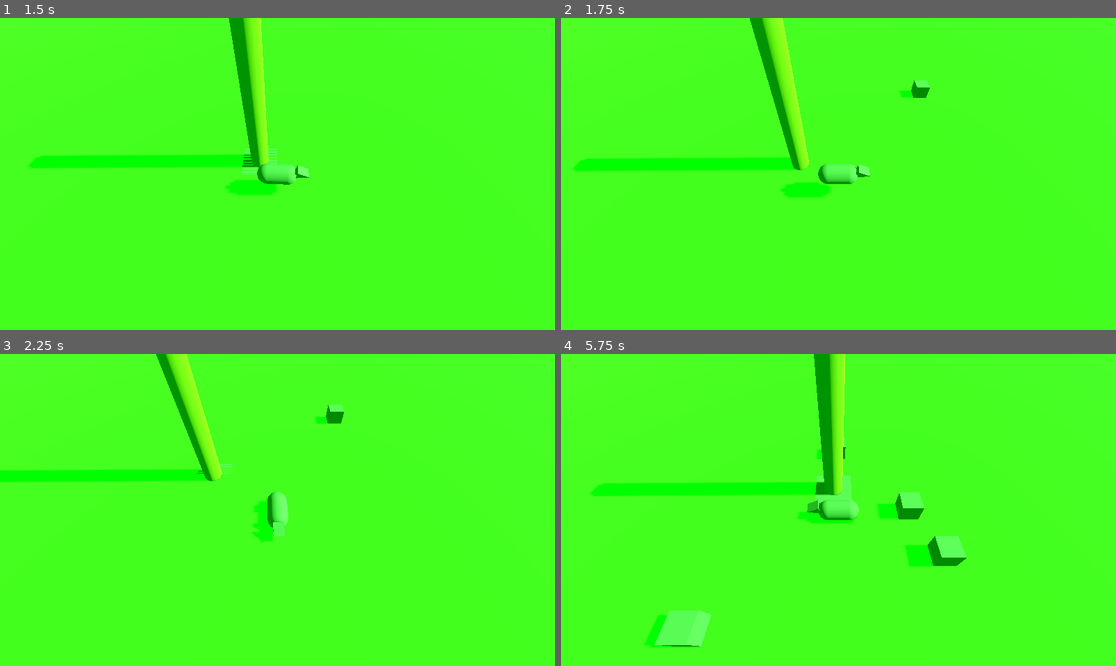
Above: before the commit, frames 1-4 (two rows, left to right).
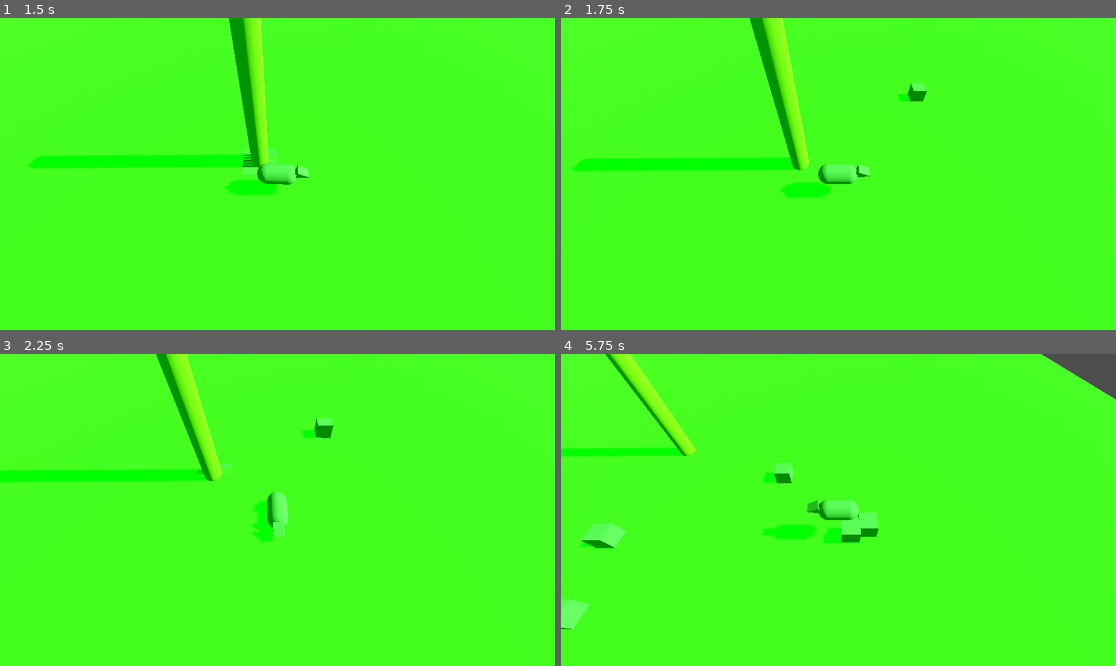
Above: after the commit, the same moments.

Repository: zepedaivanmx/rats
Game: Godot game, scene res://entities/mainMenu.tscn
Same seed, same stepped clock (60 frames per second), same inputs: the game is played once before the commit and once after it.
Inputs:
- Up to frame 1 (1.5 s): click "Play" at 0.5 s; tap Enter (ui_accept) at 1.25, 1.35 s; hold Right (ui_right) from 1.28 s (still down)
- Up to frame 2 (1.75 s): keep holding Right (ui_right); tap Enter (ui_accept) at 1.52 s
- Up to frame 3 (2.25 s): tap Enter (ui_accept) at 1.82, 2.1 s; release Right (ui_right) at 2.03 s; hold Down (ui_down) from 2.03 s (still down)
- Up to frame 4 (5.75 s): tap Enter (ui_accept) at 2.27, 2.57, 2.85, 3.6, 3.77, 4.07, 4.35, 4.52, 4.82, 5.1, 5.27, 5.57 s; release Down (ui_down) at 2.78 s; hold Right (ui_right) 2.78-3.53 s; hold Up (ui_up) 3.53-4.28 s; hold Left (ui_left) from 4.28 s (still down)

Frame 1 is identical in both runs. In frame 2, 0.2% of the frame differs, in the area x 60-67%, y 20-27%; in frame 3, 0.4%; in frame 4, 11%, in the area x 0-100%, y 0-95%.

Commit message:
TailKick and DragOut working

Diff:
--- a/entities/mainScene.tscn
+++ b/entities/mainScene.tscn
@@ -44,9 +44,9 @@
 [node name="CollisionShape3D" type="CollisionShape3D" parent="Navigation/NavigationRegion3D/floor" unique_id=1941582365]
 shape = SubResource("WorldBoundaryShape3D_m0pfx")
 
-[node name="tree" parent="Navigation/NavigationRegion3D" unique_id=1385645526 groups=["CentralTree"] instance=ExtResource("2_23eff")]
+[node name="tree" parent="Navigation/NavigationRegion3D" unique_id=1385645526 instance=ExtResource("2_23eff")]
 
-[node name="roots" parent="Navigation/NavigationRegion3D/tree" unique_id=1936081568 groups=["CentralTree"] instance=ExtResource("1_ybi8a")]
+[node name="roots" parent="Navigation/NavigationRegion3D/tree" unique_id=1936081568 instance=ExtResource("1_ybi8a")]
 
 [node name="Spawner" type="Node3D" parent="." unique_id=1924398484]
 script = ExtResource("4_ypm76")
--- a/entities/ratDad.tscn
+++ b/entities/ratDad.tscn
@@ -12,9 +12,9 @@
 [sub_resource type="SphereShape3D" id="SphereShape3D_topch"]
 radius = 4.0
 
-[node name="rat" type="Node3D" unique_id=1606034291 groups=["rats"]]
+[node name="rat" type="Node3D" unique_id=1606034291]
 
-[node name="rata" type="CharacterBody3D" parent="." unique_id=1813152638]
+[node name="rata" type="CharacterBody3D" parent="." unique_id=1813152638 groups=["rats"]]
 transform = Transform3D(1, 0, 0, 0, 0.048483744, 0.998824, 0, -0.998824, 0.048483744, 0, 0.84490454, 0)
 script = ExtResource("1_topch")
 
@@ -30,7 +30,7 @@
 
 [node name="CameraPivote" type="Node3D" parent="rata" unique_id=791730854]
 
-[node name="SpringArm3D" type="SpringArm3D" parent="rata/CameraPivote" unique_id=1637591541 groups=["CentralTree", "rats"]]
+[node name="SpringArm3D" type="SpringArm3D" parent="rata/CameraPivote" unique_id=1637591541]
 transform = Transform3D(1, 0, 0, 0, 0.83600867, -0.5487165, 0, 0.5487165, 0.83600867, 0, 0, 0)
 spring_length = 10.0
 margin = 1.0
--- a/entities/treeMom.tscn
+++ b/entities/treeMom.tscn
@@ -15,7 +15,7 @@
 [sub_resource type="BoxShape3D" id="BoxShape3D_knkve"]
 size = Vector3(14.0529785, 1, 13.982544)
 
-[node name="Node3D" type="Node3D" unique_id=1385645526]
+[node name="Node3D" type="Node3D" unique_id=1385645526 groups=["CentralTree"]]
 
 [node name="StaticBody3D" type="StaticBody3D" parent="." unique_id=1995368004]
 physics_material_override = SubResource("PhysicsMaterial_a34xc")
--- a/scripts/forestAnimal.gd
+++ b/scripts/forestAnimal.gd
@@ -1,7 +1,7 @@
 extends CharacterBody3D
 
-@export var speed: float = 3.0
-@export var fuerza_arrastre: float = 2.0 # Velocidad con la que se lleva a la rata
+@export var speed: float = 6.0
+@export var fuerza_arrastre: float = 5.5 # Velocidad con la que se lleva a la rata
 @onready var nav_agent: NavigationAgent3D = $NavigationAgent3D
 
 var arbol_objetivo: Node3D
@@ -21,55 +21,55 @@
 		push_error("Asimilado: No se encontró ningún nodo en el grupo 'CentralTree'")
 
 func _physics_process(delta: float) -> void:
-	# --- NUEVO: APLICAR GRAVEDAD ---
+	# 1. Aplicar gravedad
 	if not is_on_floor():
 		velocity.y -= gravity * delta
 
-	# --- REACCIÓN AL COLETAZO ---
-	if empuje_recibido.length() > 0.1:
-		velocity.x = empuje_recibido.x
-		velocity.z = empuje_recibido.z
-		move_and_slide() # Procesa colisiones y movimiento en el motor de físicas[cite: 1]
-		# Fricción para detener el empuje suavemente
-		empuje_recibido = empuje_recibido.lerp(Vector3.ZERO, 5.0 * delta)
-		# Al ser golpeados, soltamos a la rata
-		arrastrando_rata = false
-		if rata_objetivo and rata_objetivo.has_method("romper_arrastre"):
-			rata_objetivo.romper_arrastre()
-		return
+	# 2. Desacelerar el empuje poco a poco (como si hubiera fricción con el suelo)
+	# Reducimos el vector de empuje hacia cero. Puedes subir el 40.0 si quieres que frene más rápido.
+	empuje_recibido = empuje_recibido.move_toward(Vector3.ZERO, delta * 40.0)
 
 	if not arbol_objetivo:
 		return
 
 	var direction: Vector3 = Vector3.ZERO
 
-	# --- CAPTURA ---
-	if rata_objetivo and global_position.distance_to(rata_objetivo.global_position) < 2.0:
-		arrastrando_rata = true
+	# 3. --- ESTADO DE EMPUJE (KNOCKBACK) ---
+	# Si el enemigo recibió un colazo fuerte, pierde el control
+	if empuje_recibido.length() > 0.5:
+		arrastrando_rata = false # Soltamos a la rata porque estamos volando por los aires
+		velocity.x = empuje_recibido.x
+		velocity.z = empuje_recibido.z
+
 	else:
-		arrastrando_rata = false
+		# 4. --- LÓGICA NORMAL DE CAPTURA Y NAVEGACIÓN ---
+		if rata_objetivo and global_position.distance_to(rata_objetivo.global_position) < 2.0:
+			arrastrando_rata = true
+		else:
+			arrastrando_rata = false
 
-	if arrastrando_rata:
-		# Calculamos la dirección ALEJÁNDONOS del árbol
-		direction = (global_position - arbol_objetivo.global_position).normalized()
-		direction.y = 0
-		if rata_objetivo.has_method("aplicar_arrastre"):
-			rata_objetivo.aplicar_arrastre(direction * fuerza_arrastre)
-
-		# CRÍTICO: El enemigo se mueve a la misma velocidad de arrastre para no soltar a la rata
-		velocity.x = direction.x * fuerza_arrastre
-		velocity.z = direction.z * fuerza_arrastre
-	else:
-		# --- NAVEGACIÓN NORMAL ---
-		nav_agent.target_position = arbol_objetivo.global_position
-		if not nav_agent.is_navigation_finished():
-			var next_position: Vector3 = nav_agent.get_next_path_position()
-			direction = (next_position - global_position).normalized()
+		if arrastrando_rata:
+			# Fuerza centrífuga
+			direction = (rata_objetivo.global_position - arbol_objetivo.global_position).normalized()
 			direction.y = 0
 
-		velocity.x = direction.x * speed
-		velocity.z = direction.z * speed
+			if rata_objetivo.has_method("aplicar_arrastre"):
+				rata_objetivo.aplicar_arrastre(direction * fuerza_arrastre)
 
+			velocity.x = direction.x * fuerza_arrastre
+			velocity.z = direction.z * fuerza_arrastre
+		else:
+			# Caminar hacia el árbol
+			nav_agent.target_position = rata_objetivo.global_position
+			if not nav_agent.is_navigation_finished():
+				var next_position: Vector3 = nav_agent.get_next_path_position()
+				direction = (next_position - global_position).normalized()
+				direction.y = 0
+
+			velocity.x = direction.x * speed
+			velocity.z = direction.z * speed
+
+	# 5. Finalmente, mover al enemigo usando la velocidad calculada
 	move_and_slide()
 
 # --- NUEVAS FUNCIONES PARA LOS ATAQUES DE LA RATA ---
--- a/scripts/ratDad.gd
+++ b/scripts/ratDad.gd
@@ -10,41 +10,47 @@
 @onready var area_colazo = $tailArea
 @onready var area_contacto = $auraArea
 
-
-# --- VARIABLES NUEVAS: ARRASTRE Y ATAQUES ---
+# --- VARIABLES DE ARRASTRE Y ATAQUES ---
 var vector_arrastre: Vector3 = Vector3.ZERO
 var cooldown_mordida: float = 0.0
 var cooldown_colazo: float = 0.0
-var tiempo_mordida: float = 12.0 # Muerde cada 1 segundo (ajustable)
-var tiempo_colazo: float = 6.0  # Da un colazo cada 3 segundos (ajustable)
+var tiempo_mordida: float = 12.0
+var tiempo_colazo: float = 6.0
 
 func _physics_process(delta: float) -> void:
 	# 1. Aplicar Gravedad
 	if not is_on_floor():
 		velocity.y -= gravity * delta
 
-	# --- CRÍTICO: ANULAR INPUT SI ESTAMOS SIENDO ARRASTRADOS ---
-	if vector_arrastre != Vector3.ZERO:
-		velocity.x = vector_arrastre.x
-		velocity.z = vector_arrastre.z
+	# 2. Mecánica de Salto
+	if Input.is_action_just_pressed("ui_accept") and is_on_floor():
+		velocity.y = JUMP_VELOCITY
+
+	# 3. Obtener el vector de entrada (Input en 8 direcciones)
+	var input_dir := Input.get_vector("ui_left", "ui_right", "ui_up", "ui_down")
+	var direction := (Vector3(input_dir.x, 0, input_dir.y)).normalized()
+
+	# 4. Calcular velocidad de movimiento base por Input
+	var target_velocity_x = 0.0
+	var target_velocity_z = 0.0
+
+	if direction:
+		target_velocity_x = direction.x * SPEED
+		target_velocity_z = direction.z * SPEED
+
+		# --- ROTACIÓN INDEPENDIENTE DEL ARRASTRE ---
+		# La rotación visual SOLO responde a la dirección del input
+		var target_rotation = atan2(direction.x, direction.z)
+		visual_mesh.rotation.z = lerp_angle(visual_mesh.rotation.z, target_rotation, 15 * delta)
 	else:
-		# 2. Mecánica de Salto (solo si no nos arrastran)
-		if Input.is_action_just_pressed("ui_accept") and is_on_floor():
-			velocity.y = JUMP_VELOCITY
+		# Si el jugador no presiona nada, la velocidad de input tiende a cero
+		target_velocity_x = move_toward(velocity.x - vector_arrastre.x, 0, SPEED)
+		target_velocity_z = move_toward(velocity.z - vector_arrastre.z, 0, SPEED)
 
-		# 3. Obtener el vector de entrada (Input)
-		var input_dir := Input.get_vector("ui_left", "ui_right", "ui_up", "ui_down")
-		var direction := (Vector3(input_dir.x, 0, input_dir.y)).normalized()
-
-		# 4. Aplicar Movimiento y Rotación Visual
-		if direction:
-			velocity.x = direction.x * SPEED
-			velocity.z = direction.z * SPEED
-			var target_rotation = atan2(direction.x, direction.z)
-			visual_mesh.rotation.z = lerp_angle(visual_mesh.rotation.z, target_rotation, 15 * delta)
-		else:
-			velocity.x = move_toward(velocity.x, 0, SPEED)
-			velocity.z = move_toward(velocity.z, 0, SPEED)
+	# 5. --- LA MAGIA: SUMAR EL ARRASTRE AL INPUT ---
+	# La velocidad final es lo que el jugador intenta moverse + la fuerza centrífuga que le aplican
+	velocity.x = target_velocity_x + vector_arrastre.x
+	velocity.z = target_velocity_z + vector_arrastre.z
 
 	move_and_slide()
 
@@ -58,7 +64,6 @@
 	if cooldown_colazo <= 0:
 		ejecutar_colazo()
 		cooldown_colazo = tiempo_colazo
-
 
 
 # --- LÓGICA DE ATAQUES MODIFICADA ---
